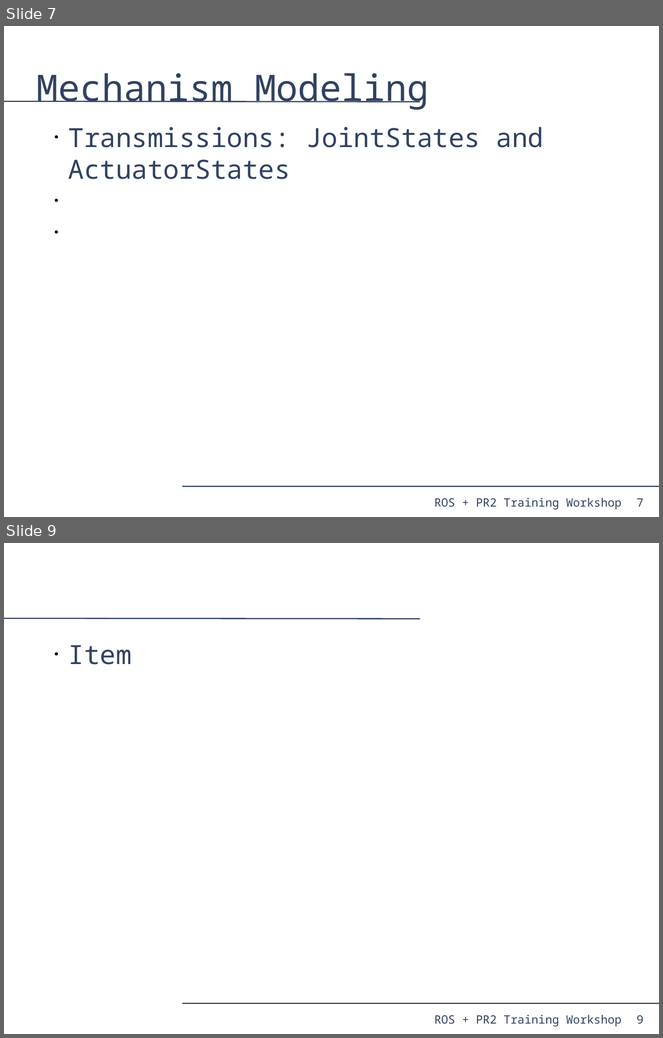
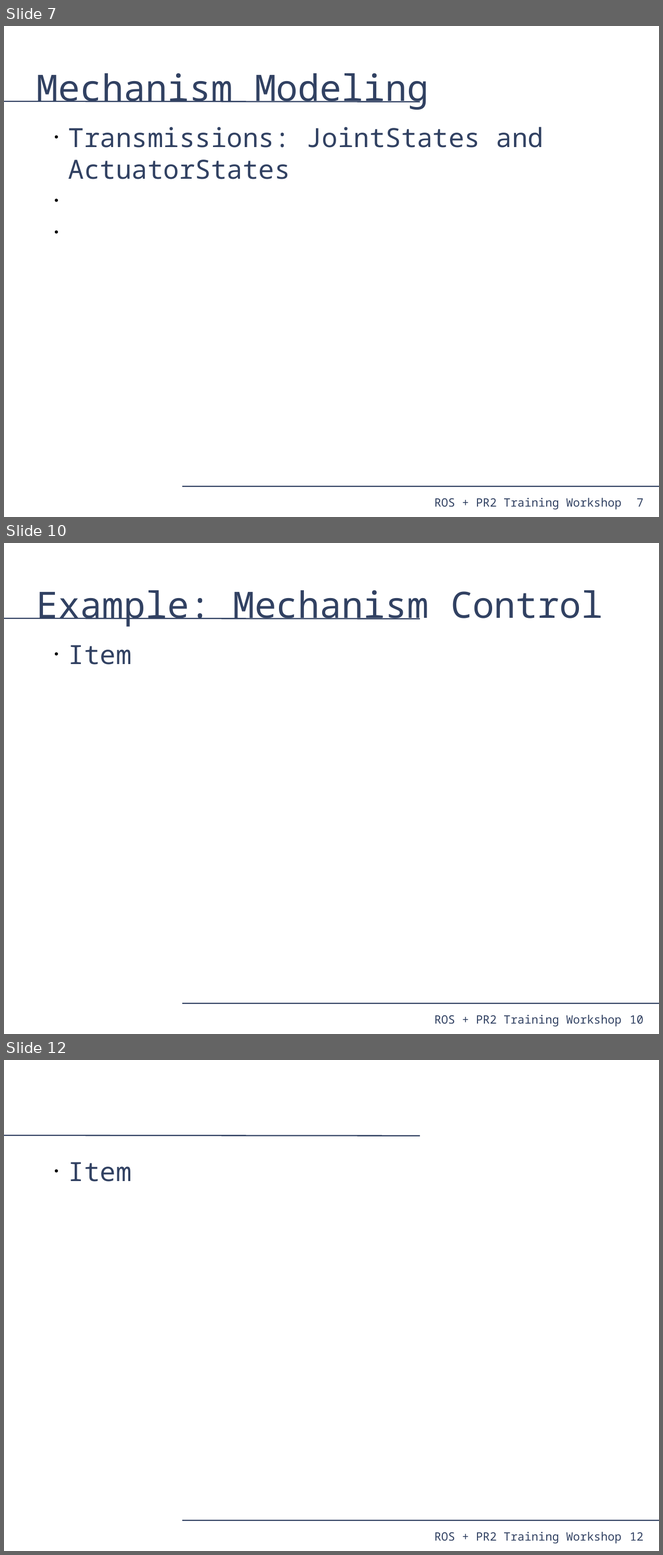
Before and after one commit to PR2/pr2_docs, a slide deck: pr2_training_workshop/simulation/simulation_training_workshop.odp. Shown one above the other, each under a label of ours: slides 7 and 9 before the commit, slides 7, 10 and 12 after it; the slides between them are not shown. The pictures are 663x1038 and 663x1555 pixels, drawn with LibreOffice and Linux fonts; fonts in the diff are those of the drawing. Boxes give left, top, right and bottom in pixels: in the first picture for what was removed or moved away, otherwise in the second. Text is boxed around its words. In the diff, an @@ line names an element or a change of style, - is before the commit and + after.

```diff
--- a/pr2_training_workshop/simulation/simulation_training_workshop.odp
+++ b/pr2_training_workshop/simulation/simulation_training_workshop.odp
@@ slide 10 added at <box>4,543,659,1034</box>, background #FFFFFF; not listed: 4 template elements that a slide beside it also shows @@
@@ title added at <box>37,590,603,627</box>, 44 pt, text #314162 @@
+Example: Mechanism Control
@@ text added at <box>68,645,132,665</box>, 32 pt, text #314162 @@
+• Item
@@ what was slide 9 is now slide 12 @@
@@ page number at <box>630,1533,644,1541</box>: text changed @@
-9
+12
```
Also in this commit, not shown: 3 other slides added, 2 slides removed.
